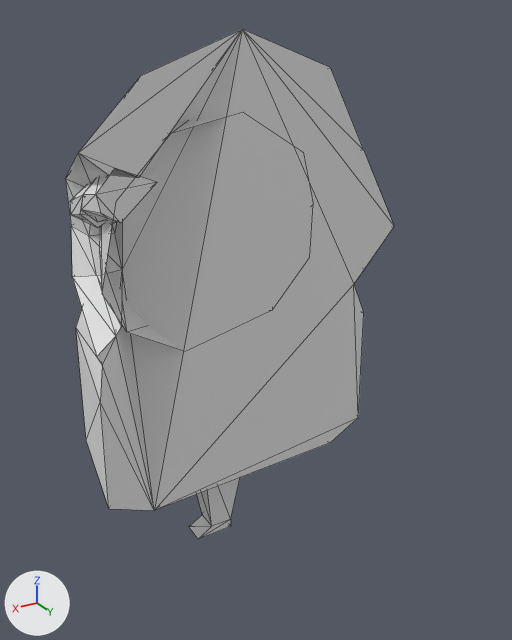
An edit to the glTF model 3dcharacters/player.glb, drawn before and after from the same camera.
Both versions are drawn from a camera (50 mm lens) standing at (2.43, 4.27, 4.36) and looking at (-0.15, -0.03, 2.2). The lights are fixed; the arrows at lower left show +X, +Y and +Z. Mesh edges are drawn as thin lines. Vertices at the same position are counted once.
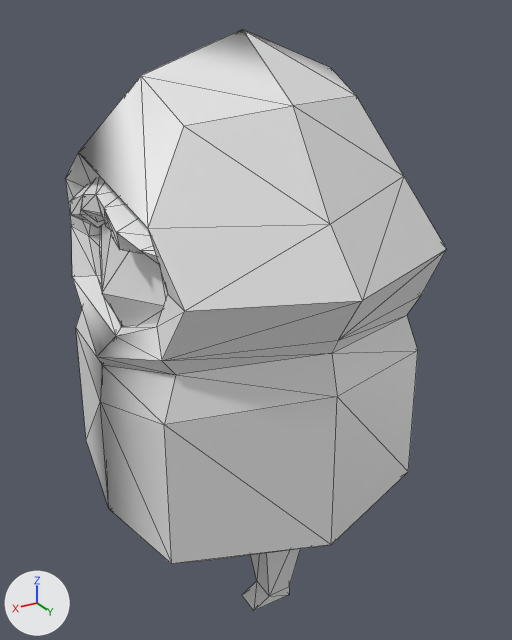
The newer file is also rescaled (x0.467), turned or shifted as a whole; pictures and numbers use the older file's frame.

Pixel boxes [x1, y1, x2, y2] of what changed, in the pictures (512 x 640 px):
'Cube', reshaped (16% wider, 14% taller)
    before: [66, 29, 394, 539]
    after: [66, 29, 446, 611]
part 1 of me_cube, added
    after: [242, 549, 300, 611]
part 2 of me_cube, added
    after: [78, 29, 446, 564]

The change, as a list of edits to the scene's bpy script:
```text
Change me_cube:
    used by ob_cube; location = (0.0, 0.0, 3.0)
    remove me_cube.from_pydata(...)  # 116 vertices, 208 faces; spans x -1.46..1.15, y -1.35..0.0, z -3.0..1.27
    add me_cube.from_pydata(...)  # 196 vertices, 406 faces; spans x -1.46..1.15, y -1.35..1.35, z -3.0..1.27
    me_cube part 1: the loose piece of 12 vertices spanning x -0.24..0.24, y -0.73..-0.25, z -3.0..-1.87 is copied, and the copy is mirrored in y about the mesh origin; it spans x -0.24..0.24, y 0.25..0.73, z -3.0..-1.87
    me_cube part 2
    63 vertices are added at x -1.13..1.07, y 0.15..1.35, z -2.19..0.87
    5 new vertices lie (0.0, 0.49, 0.0) away from vertices in x -0.63..0.51, y 0.0, z -0.36..0.76
    178 new faces join them
```
